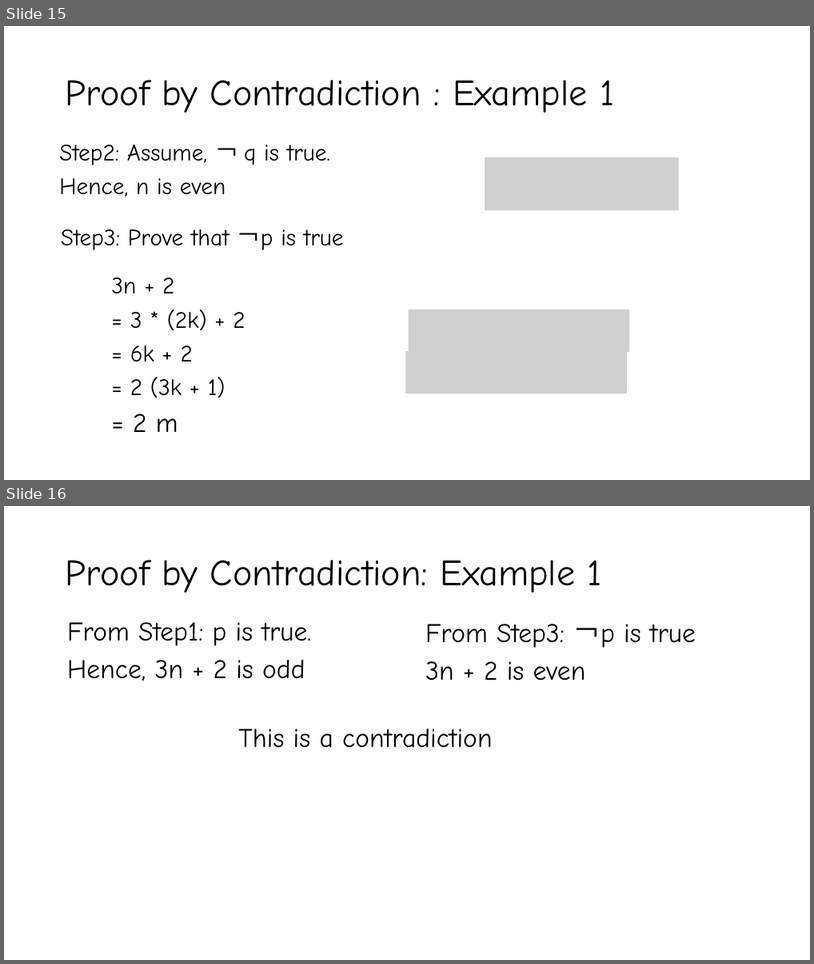
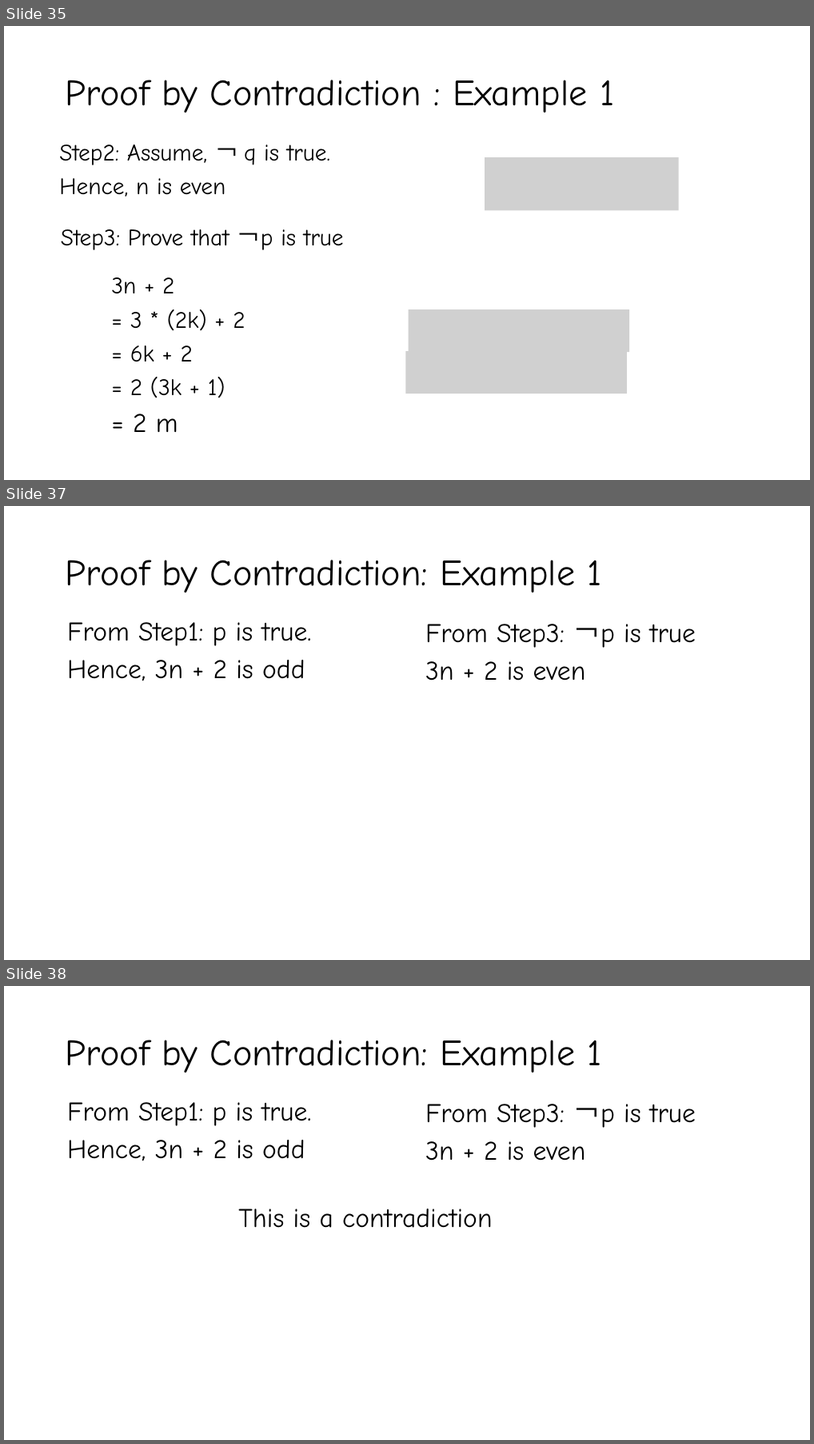
Before and after one commit to YeasirRayhanPrince/yeasirrayhanprince.github.io, a slide deck: cse106/slides/Lecture3.pptx. Shown one above the other, each under a label of ours: slides 15 and 16 before the commit, slides 35, 37 and 38 after it; the slides between them are not shown. The pictures are 814x964 and 814x1444 pixels, drawn with LibreOffice and Linux fonts; fonts in the diff are those of the drawing; grey boxes stand for pictures. Boxes give left, top, right and bottom in pixels: in the first picture for what was removed or moved away, otherwise in the second. Text is boxed around its words. In the diff, an @@ line names an element or a change of style, - is before the commit and + after.

```diff
--- a/cse106/slides/Lecture3.pptx
+++ b/cse106/slides/Lecture3.pptx
@@ slide 37 added at (4,506,810,960), background #FFFFFF @@
@@ title added at (66,560,602,592), 44 pt, text #000000 @@
+Proof by Contradiction: Example 1
@@ text added at (67,622,312,680), 32 pt, text #000000 @@
+From Step1: p is true.
+Hence, 3n + 2 is odd
@@ text added at (426,624,696,680), 32 pt, text #000000 @@
+From Step3: ￢p is true
+3n + 2 is even
@@ what was slide 15 is now slide 35 @@
@@ what was slide 16 is now slide 38 @@
```
Also in this commit, not shown: 2 slides changed, 26 other slides added, 6 other files.
